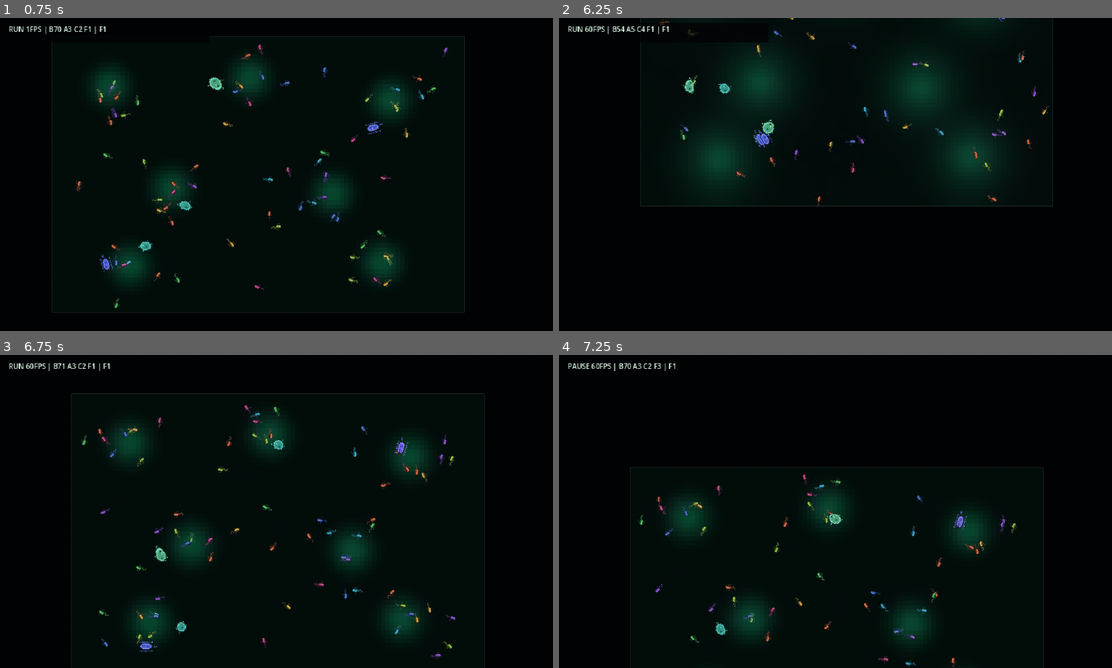
Above: before the commit, frames 1-4 (two rows, left to right).
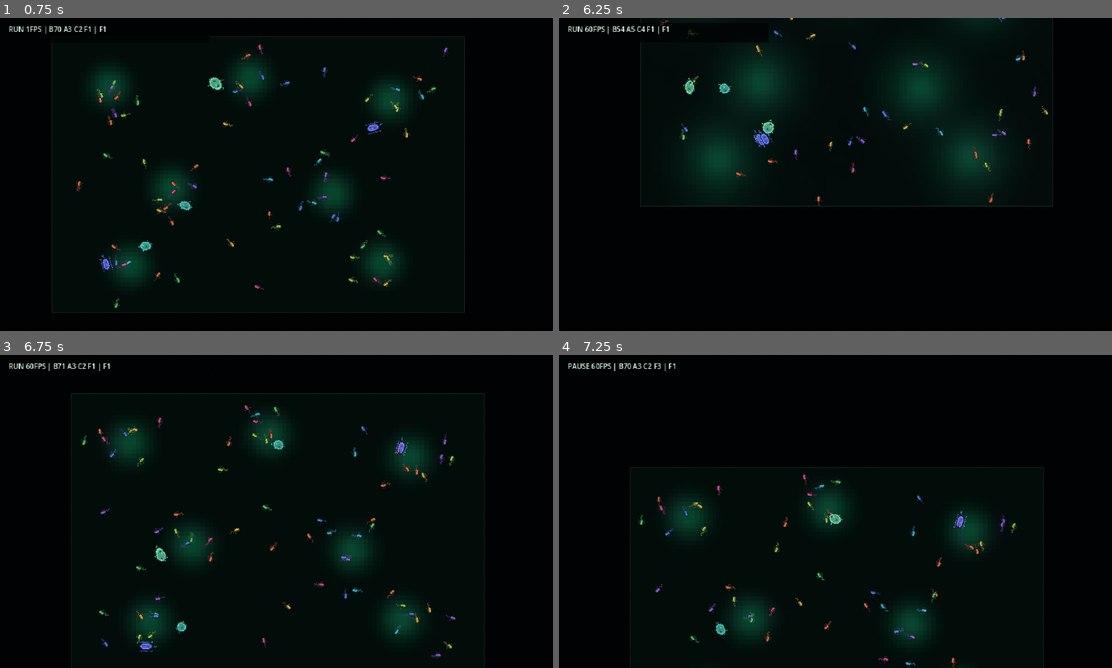
Above: after the commit, the same moments.

Repository: Rzbck/MicroC0re
Game: Godot game, scene res://src/app/main.tscn
The game is run twice, just before and just after one commit, with the same random seed, the same clock (stepped at 60 frames per second) and the same inputs.
Inputs (mouse positions are in pixels of both pictures, inside the frame that each line leads up to):
- Up to frame 1 (0.75 s): tap Enter at 0.5 s; move the mouse to (398, 158) at 0.52 s; hold D from 0.53 s (still down); tap F at 0.6 s; click (398, 158) at 0.67 s
- Up to frame 2 (6.25 s): tap Space at 0.77, 3.77 s; release D at 1.25 s; drag from (724, 190) to (807, 237) at 1.27 s; move the mouse to (890, 105) at 2.02 s; hold D 2.03-2.75 s; tap N at 2.1 s; drag from (807, 237) to (669, 127) at 2.77 s; move the mouse to (1001, 221) at 3.52 s; hold A 3.53-4.25 s; tap 2 at 3.6 s; drag from (669, 127) to (752, 96) at 4.27 s; move the mouse to (863, 174) at 5.02 s; hold S 5.03-5.75 s; tap 4 at 5.1 s; click (863, 174) at 5.17 s; drag from (752, 96) to (724, 190) at 5.77 s
- Up to frame 3 (6.75 s): move the mouse to (398, 495) at 6.52 s; hold W from 6.53 s (still down); tap R at 6.6 s
- Up to frame 4 (7.25 s): keep holding W; tap Space at 6.77 s

Frame 1 is identical in both runs. In frame 2, 0.5% of the frame differs, in the area x 18-89%, y 0-60%; in frame 3, less than 0.1%; in frame 4, less than 0.1%.

Commit message:
sim: tune predator maintenance for visible rise-and-fall dynamics

Diff:
--- a/src/simulation/petri_simulation.gd
+++ b/src/simulation/petri_simulation.gd
@@ -109,7 +109,7 @@
 var protozoan_perception: float = 28.0
 var protozoan_engulf_distance: float = 4.2
 var protozoan_engulf_duration: float = 1.35
-var protozoan_maintenance: float = 0.030
+var protozoan_maintenance: float = 0.065
 var protozoan_reproduction_energy: float = 13.5
 
 # Fast ciliate-like grazer: a second predator guild that sweeps dense prey
@@ -119,7 +119,7 @@
 var ciliate_perception: float = 34.0
 var ciliate_feed_distance: float = 3.4
 var ciliate_feed_duration: float = 0.62
-var ciliate_maintenance: float = 0.040
+var ciliate_maintenance: float = 0.090
 var ciliate_reproduction_energy: float = 11.5
 
 
